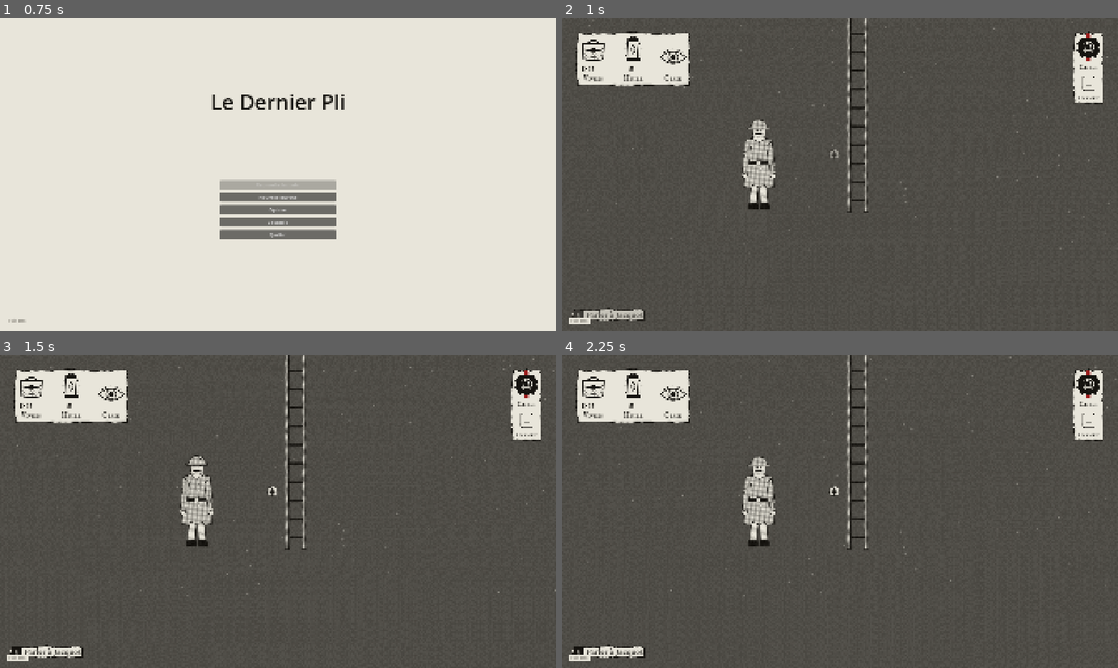
Above: before the commit, frames 1-4 (two rows, left to right).
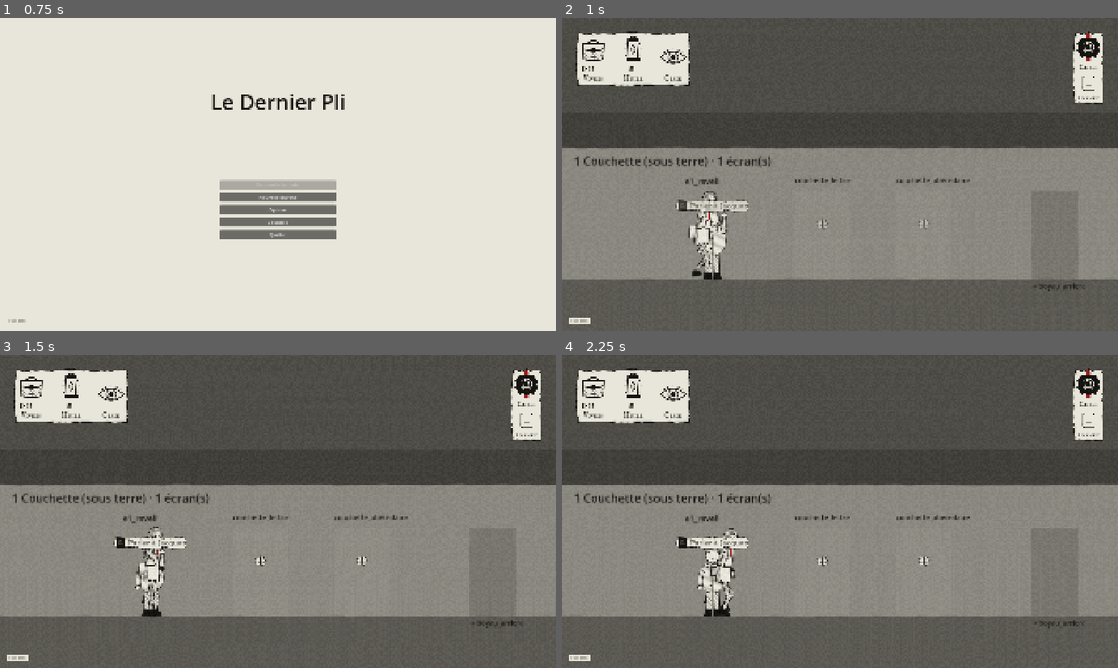
Above: after the commit, the same moments.

Repository: Mazklaus/le-dernier-pli
Game: Godot game, scene res://scenes/titre/titre.tscn
Two runs of this game, one before a commit and one after it. Both use one fixed random seed, a clock stepped at 60 frames per second and the inputs below.
Inputs (mouse positions are in pixels of both pictures, inside the frame that each line leads up to):
- Up to frame 1 (0.75 s): tap Enter (ui_accept) at 0.5 s; move the mouse to (400, 158) at 0.52 s; hold D (deplacer_droite) from 0.53 s (still down); tap 1 (choix_1) at 0.6 s; click (400, 158) at 0.67 s
- Up to frame 2 (1 s): keep holding D (deplacer_droite); tap Enter (ui_accept) at 0.77 s
- Up to frame 3 (1.5 s): release D (deplacer_droite) at 1.25 s; drag from (166, 527) to (250, 574) at 1.27 s
- Up to frame 4 (2.25 s): move the mouse to (895, 442) at 2.02 s; hold D (deplacer_droite) from 2.03 s (still down); tap 3 (choix_3) at 2.1 s

Frame 1 is identical in both runs. In frame 2, 42% of the frame differs, in the area x 0-100%, y 0-97%; in frame 3, 42%; in frame 4, 42%.

Commit message:
Cinématiques : la caméra du plan ne prend plus la vue hors lecture (#164)
Une Camera2D active devient courante en entrant dans l'arbre : à l'étape 1,
la vue restait figée sur le pied de l'échelle dès la nouvelle partie. La
caméra d'une cinématique est éteinte à son _ready, allumée le temps de la
lecture, et la vue revient au messager (Messager.activer_camera).

Co-Authored-By: Claude Opus 5.5 <noreply@anthropic.com>
Claude-Session: https://claude.ai/code/session_011WbKxDzNKL8tj2JSWv4M3w

Diff:
--- a/scenes/messager/messager.gd
+++ b/scenes/messager/messager.gd
@@ -112,6 +112,12 @@
 	_camera.reset_smoothing()
 
 
+## Rend la vue à la caméra du messager (après une cinématique, ou si une autre caméra l'a prise).
+func activer_camera() -> void:
+	_camera.enabled = true
+	_camera.make_current()
+
+
 func liberer_camera() -> void:
 	_camera.limit_left = -10000000
 	_camera.limit_right = 10000000
--- a/scripts/cinematique/cinematique.gd
+++ b/scripts/cinematique/cinematique.gd
@@ -51,6 +51,11 @@
 	add_to_group(GROUPE)
 	_lecteur = get_node_or_null("Animation") as AnimationPlayer
 	_camera = get_node_or_null("Camera") as Camera2D
+	if _camera != null:
+		# Une Camera2D active prend la vue en entrant dans l'arbre (#164) : celle du plan ne
+		# s'allume que pendant la lecture, et la vue revient au messager.
+		_camera.enabled = false
+		_rendre_vue_au_messager.call_deferred()
 	if _lecteur == null and get_node_or_null("Depart") is Marker2D:
 		_lecteur = _lecteur_depuis_marqueurs()
 	if au_debut_etape:
@@ -184,16 +189,32 @@
 		_messager.velocity = Vector2.ZERO
 	_camera_precedente = get_viewport().get_camera_2d()
 	if _camera != null:
+		_camera.enabled = true
 		_camera.make_current()
 	Cinematiques.masquer_interface(true)
 
 
 func _rendre_controle() -> void:
-	if _camera != null and is_instance_valid(_camera_precedente):
-		_camera_precedente.make_current()
+	if _camera != null:
+		if is_instance_valid(_camera_precedente) and _camera_precedente != _camera and _camera_precedente.enabled:
+			_camera_precedente.make_current()
+		_camera.enabled = false
+		_rendre_vue_au_messager()
 	if _messager != null and is_instance_valid(_messager):
 		_messager.bloque = _messager_bloque_avant
 	Cinematiques.masquer_interface(false)
+
+
+## Hors lecture, si aucune caméra active ne tient la vue, elle revient à celle du messager.
+func _rendre_vue_au_messager() -> void:
+	if en_cours or not is_inside_tree():
+		return
+	var courante := get_viewport().get_camera_2d()
+	if courante != null and courante.enabled and courante != _camera:
+		return
+	var messager := _trouver_messager()
+	if messager != null:
+		messager.activer_camera()
 
 
 func _terminer(sautee: bool) -> void:
--- /dev/null
+++ b/tests/unit/test_camera_etapes.gd
@@ -0,0 +1,23 @@
+extends GutTest
+## #164 : à l'arrivée dans chaque étape, la vue est celle du messager, pas celle d'une
+## cinématique placée dans la scène.
+
+
+func test_la_vue_suit_le_messager_dans_chaque_etape() -> void:
+	for numero in range(1, 8):
+		GameState.reinitialiser()
+		var etape: EtapeBase = add_child_autofree(
+			(load("res://scenes/etapes/etape_%02d/etape_%02d.tscn" % [numero, numero]) as PackedScene).instantiate())
+		await wait_process_frames(2)
+		var messager := etape.trouver_messager()
+		if messager == null:
+			continue
+		var vue := get_viewport().get_camera_2d()
+		assert_not_null(vue, "étape %d : une caméra tient la vue" % numero)
+		if vue != null:
+			assert_true(messager.is_ancestor_of(vue), "étape %d : vue sur le messager, pas sur %s" % [numero, vue.get_path()])
+		for c in etape.find_children("*", "Node2D", true, false):
+			if c is Cinematique and c.get_node_or_null("Camera") is Camera2D:
+				assert_false((c.get_node("Camera") as Camera2D).enabled, "étape %d : caméra de %s éteinte" % [numero, c.id])
+		etape.free()
+	GameState.reinitialiser()
--- a/tests/unit/test_cinematique.gd
+++ b/tests/unit/test_cinematique.gd
@@ -177,3 +177,16 @@
 	SceneRouter.etape_prete.emit(etape)
 	await wait_process_frames(2)
 	assert_false(c.en_cours, "étape de test : pas de cinématique d'arrivée")
+
+
+func test_la_camera_du_plan_ne_prend_pas_la_vue_hors_lecture() -> void:
+	# #164 : une Camera2D active prenait la vue dès son entrée dans l'arbre.
+	await wait_process_frames(1)
+	assert_false(_camera().enabled, "éteinte hors lecture")
+	assert_ne(get_viewport().get_camera_2d(), _camera())
+	cine.jouer()
+	assert_true(_camera().enabled)
+	assert_true(_camera().is_current())
+	cine.sauter()
+	assert_false(_camera().enabled, "éteinte après la lecture")
+	assert_ne(get_viewport().get_camera_2d(), _camera())
Not shown, added: tests/unit/test_camera_etapes.gd.uid
